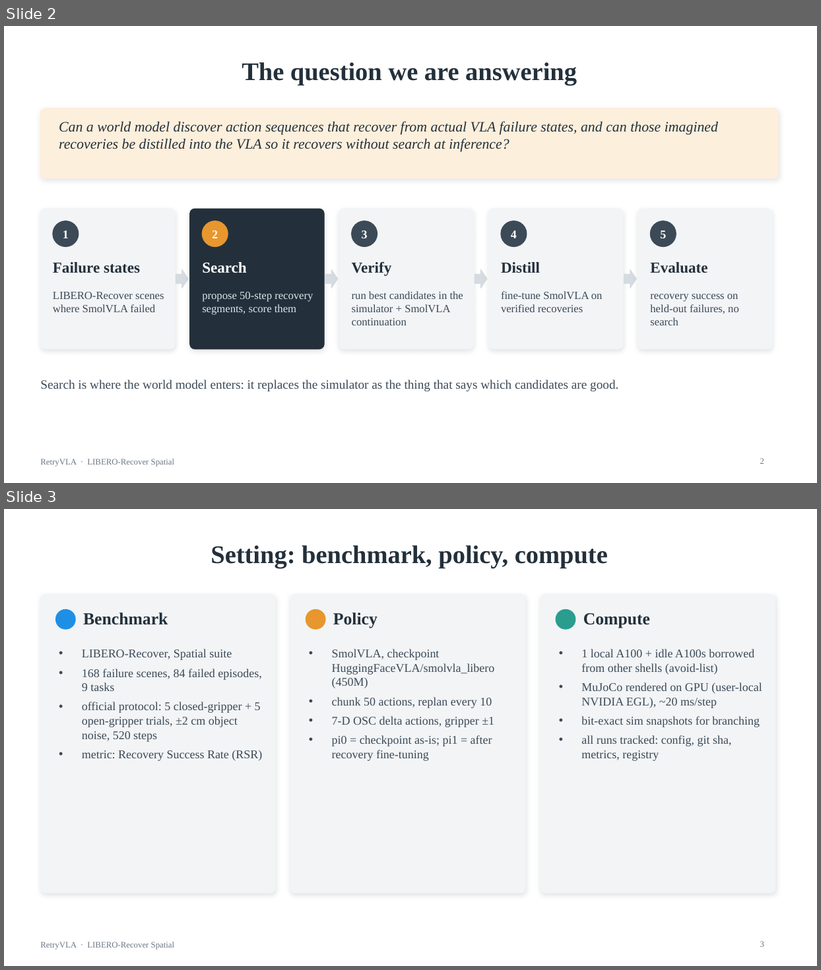
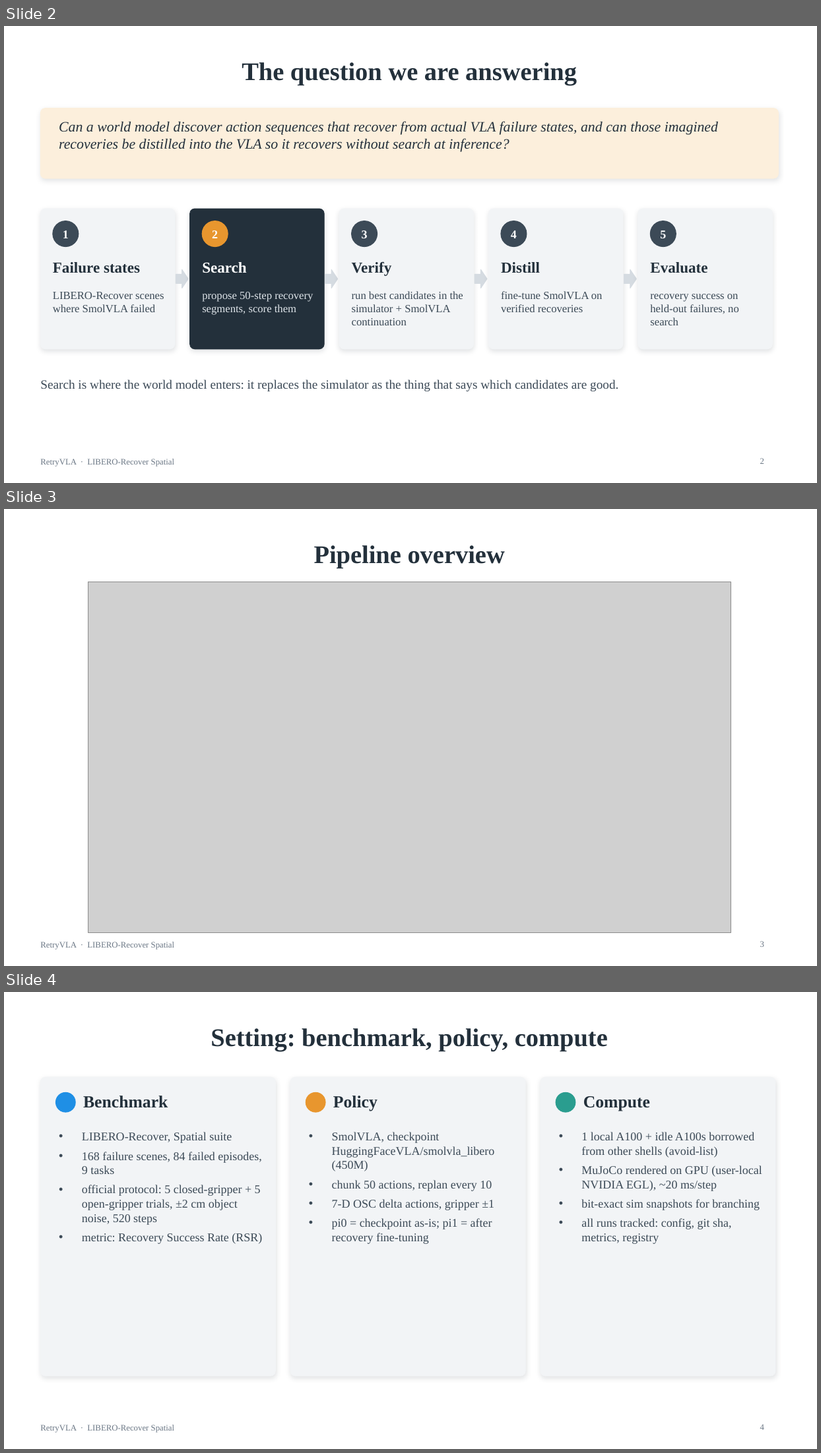
Before and after one commit to ltdoanhwork/RetryVLA, a slide deck: slides/RetryVLA_progress.pptx. Shown one above the other, each under a label of ours: slides 2 and 3 before the commit, slides 2, 3 and 4 after it. The pictures are 821x970 and 821x1453 pixels, drawn with LibreOffice and Linux fonts; fonts in the diff are those of the drawing; grey boxes stand for pictures. Boxes give left, top, right and bottom in pixels: in the first picture for what was removed or moved away, otherwise in the second. Text is boxed around its words. In the diff, an @@ line names an element or a change of style, - is before the commit and + after.

Commit message:
Pipeline overview diagram + slide

```diff
--- a/slides/RetryVLA_progress.pptx
+++ b/slides/RetryVLA_progress.pptx
@@ slide 3 added at (x1=4, y1=509, x2=817, y2=966), background #FFFFFF; not listed: 1 template element that a slide beside it also shows @@
@@ title added at (x1=314, y1=545, x2=505, y2=568), 30 pt, text #23303B, bold @@
+Pipeline overview
@@ picture added at (x1=88, y1=582, x2=731, y2=933) @@
@@ page number added at (x1=760, y1=941, x2=764, y2=947), 10 pt, text #6B7785 @@
+3
@@ what was slide 3 is now slide 4 @@
@@ page number at (x1=760, y1=1425, x2=764, y2=1430): text changed @@
-3
+4
```
Also in this commit, not shown: 1 slide changed, 5 other files.
